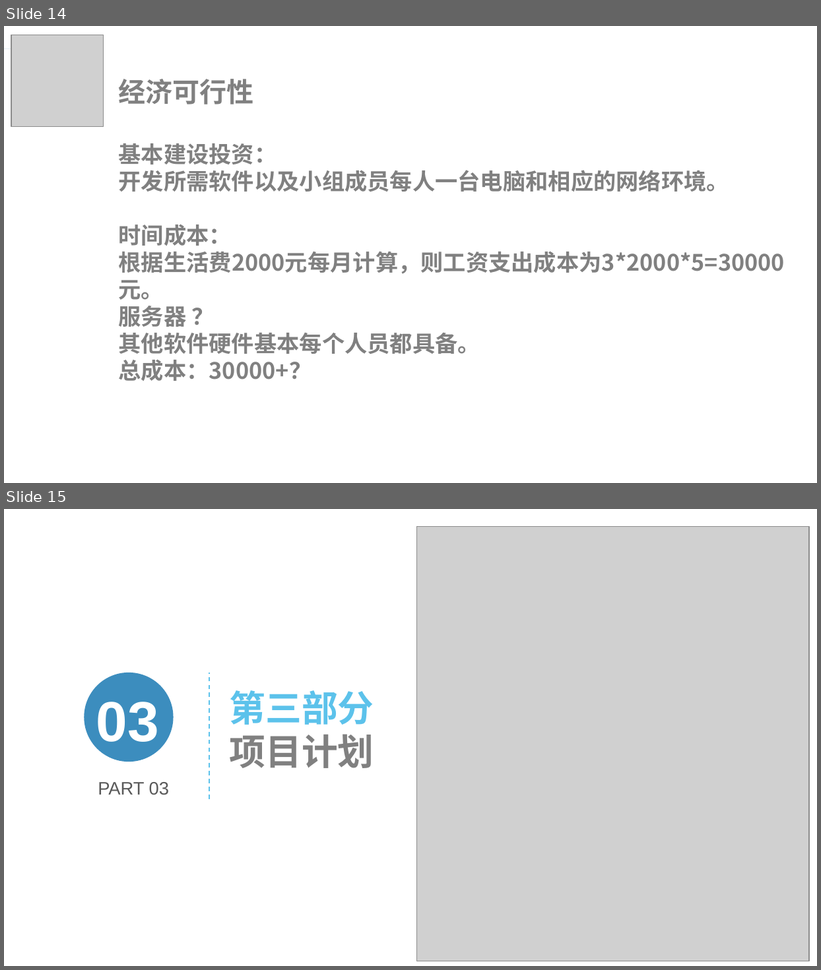
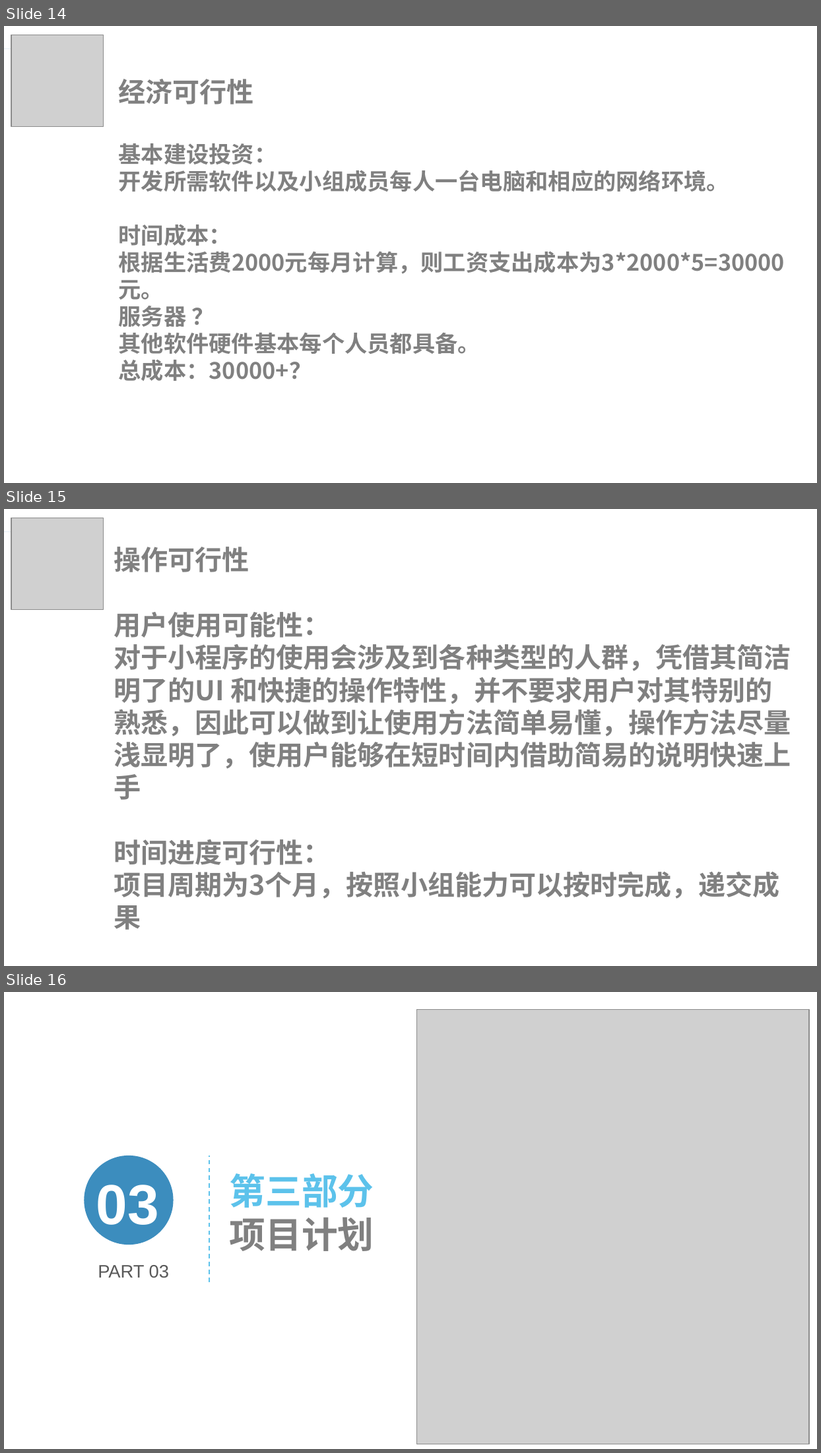
Before and after one commit to lorenzoyoung/ZUCC-Lazy-Bone, a slide deck: 评审PPT/项目计划/ZUCCLazyBone项目计划.pptx. Shown one above the other, each under a label of ours: slides 14 and 15 before the commit, slides 14, 15 and 16 after it. The pictures are 821x970 and 821x1453 pixels, drawn with LibreOffice and Linux fonts; fonts in the diff are those of the drawing; grey boxes stand for pictures. Boxes give left, top, right and bottom in pixels: in the first picture for what was removed or moved away, otherwise in the second. Text is boxed around its words. In the diff, an @@ line names an element or a change of style, - is before the commit and + after.

```diff
--- a/评审PPT/项目计划/ZUCCLazyBone项目计划.pptx
+++ b/评审PPT/项目计划/ZUCCLazyBone项目计划.pptx
@@ slide 15 added at (4,509,817,966), background #FFFFFF; not listed: 2 template elements that a slide beside it also shows @@
@@ picture added at (11,518,103,610) @@
@@ rectangle added at (4,531,141,576), fill #FFFFFF @@
@@ text added at (114,547,791,930), 24 pt, text #808080, bold @@
+操作可行性
+用户使用可能性：
+对于小程序的使用会涉及到各种类型的人群，凭借其简洁明了的UI 和快捷的操作特性，并不要求用户对其特别的熟悉，因此可以做到让使用方法简单易懂，操作方法尽量浅显明了，使用户能够在短时间内借助简易的说明快速上手
+时间进度可行性：
+项目周期为3个月，按照小组能力可以按时完成，递交成果
@@ what was slide 15 is now slide 16 @@
```
Also in this commit, not shown: 4 slides changed, 1 other file.
